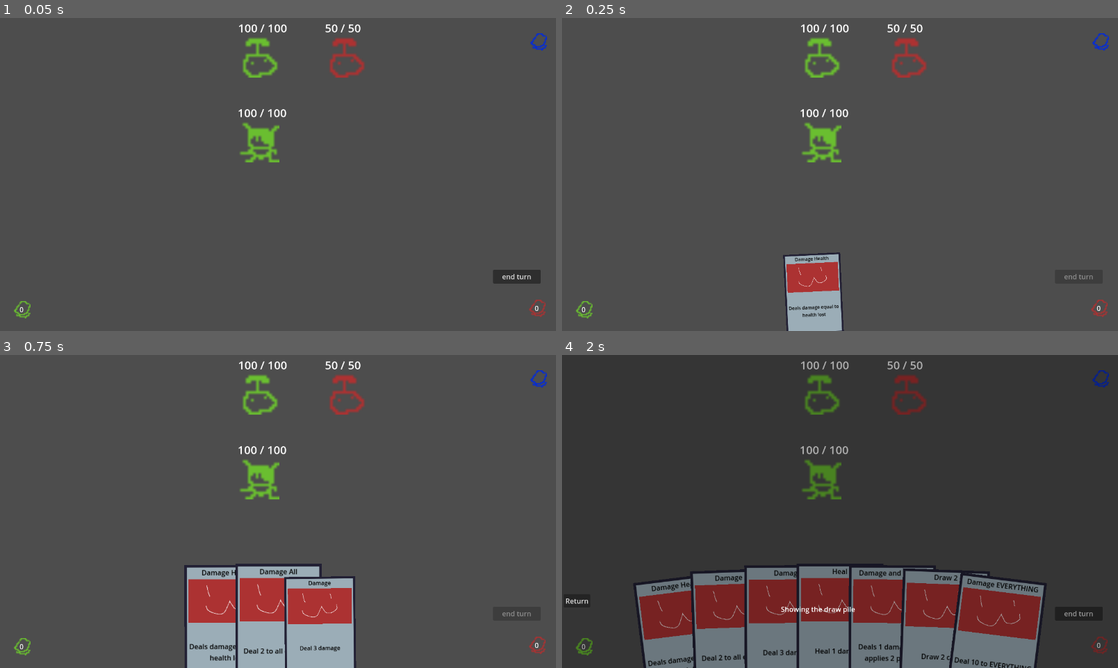
Above: before the commit, frames 1-4 (two rows, left to right).
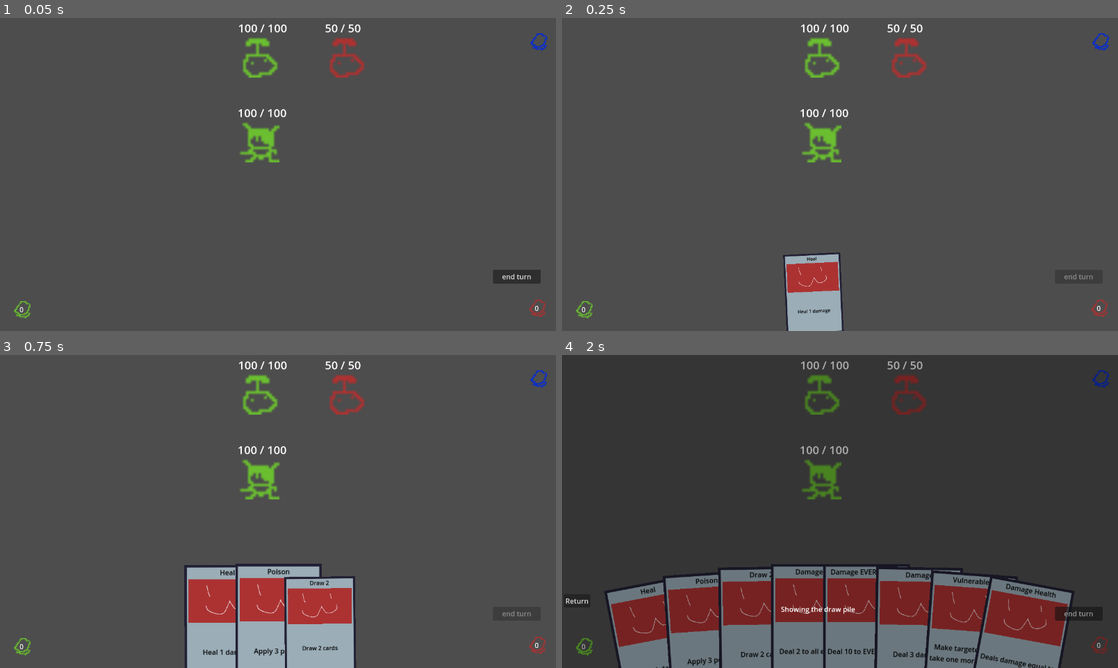
Above: after the commit, the same moments.

Repository: Saplings-Projects/1M_sub
Game: Godot game, scene res://#Scenes/TestingScene.tscn
Same seed, same stepped clock (60 frames per second), same inputs: the game is played once before the commit and once after it.
Inputs (mouse positions are in pixels of both pictures, inside the frame that each line leads up to):
- Up to frame 1 (0.05 s): no input
- Up to frame 2 (0.25 s): no input
- Up to frame 3 (0.75 s): click (255, 624) at 0.52 s
- Up to frame 4 (2 s): click "0" at 1.25 s

Frame 1 is identical in both runs. In frame 2, 0.2% of the frame differs, in the area x 40-50%, y 76-96%; in frame 3, 0.5%; in frame 4, 8.7%, in the area x 7-93%, y 66-100%.

Commit message:
Deferrence the call of _init to a ready function in StatModifiers to be able to use export variables
When editing export variables from the inspector, one would first need to create an instance of StatModifiers
Which would call _init and thus setting the values in the dictionary before we have the possibility of modifying them in the inspector

Diff:
--- a/#Scenes/TestingScene.tscn
+++ b/#Scenes/TestingScene.tscn
@@ -1,18 +1,19 @@
-[gd_scene load_steps=18 format=3 uid="uid://b60uabg68ra1l"]
+[gd_scene load_steps=19 format=3 uid="uid://b60uabg68ra1l"]
 
 [ext_resource type="PackedScene" uid="uid://clmg3l3n28x38" path="res://Entity/Player/Player.tscn" id="3_4psp7"]
 [ext_resource type="PackedScene" uid="uid://dpjfy4pv0vxst" path="res://Cards/CardContainer.tscn" id="3_e7sws"]
-[ext_resource type="Resource" uid="uid://dxgoopi1roxu4" path="res://Cards/Resource/Card_Damage.tres" id="4_wvn3v"]
-[ext_resource type="Resource" uid="uid://0x385c3nuq8f" path="res://Cards/Resource/Card_DamageAll.tres" id="5_j1lqt"]
-[ext_resource type="Resource" uid="uid://boodcfdepyk5i" path="res://Cards/Resource/Card_DamageHealth.tres" id="6_47ad0"]
-[ext_resource type="Resource" uid="uid://d4lugn62mmlep" path="res://Cards/Resource/Card_DrawCards.tres" id="7_smkw8"]
+[ext_resource type="Resource" uid="uid://dxgoopi1roxu4" path="res://Cards/Resource/Card_Damage.tres" id="4_ol33a"]
+[ext_resource type="Resource" uid="uid://0x385c3nuq8f" path="res://Cards/Resource/Card_DamageAll.tres" id="5_icdnp"]
+[ext_resource type="Resource" uid="uid://boodcfdepyk5i" path="res://Cards/Resource/Card_DamageHealth.tres" id="6_qsijp"]
+[ext_resource type="Resource" uid="uid://d4lugn62mmlep" path="res://Cards/Resource/Card_DrawCards.tres" id="7_pyrgi"]
+[ext_resource type="Resource" uid="uid://d12g33rc6c3u5" path="res://Cards/Resource/Card_Heal.tres" id="8_4qeej"]
 [ext_resource type="PackedScene" uid="uid://bcpmrmofcilbn" path="res://Core/Battler.tscn" id="8_qtw1k"]
 [ext_resource type="Script" path="res://UI/DrawPileUISetter.gd" id="8_voref"]
+[ext_resource type="Resource" uid="uid://ctx8jsvac84so" path="res://Cards/Resource/Card_Poison.tres" id="9_g2pug"]
+[ext_resource type="Resource" uid="uid://uv2rili0xf3x" path="res://Cards/Resource/Card_Damage_EVERYTHING.tres" id="10_bsfis"]
 [ext_resource type="Script" path="res://UI/DiscardPileUISetter.gd" id="10_pqly7"]
-[ext_resource type="Resource" uid="uid://d12g33rc6c3u5" path="res://Cards/Resource/Card_Heal.tres" id="10_uebx5"]
-[ext_resource type="Resource" uid="uid://3s4aet1ciesh" path="res://Cards/Resource/Card_damage_and_poison.tres" id="10_w0xgm"]
+[ext_resource type="Resource" uid="uid://b4kmg3lm0e45q" path="res://Cards/Resource/Card_Vulnerability.tres" id="11_lk3kc"]
 [ext_resource type="Texture2D" uid="uid://caemucaya30wh" path="res://Cards/draw_pile.png" id="11_pw70x"]
-[ext_resource type="Resource" uid="uid://uv2rili0xf3x" path="res://Cards/Resource/Card_Damage_EVERYTHING.tres" id="12_70k77"]
 [ext_resource type="Texture2D" uid="uid://d4muqvs3etnr8" path="res://Cards/discard_pile.png" id="12_kxw48"]
 [ext_resource type="Script" path="res://UI/EndTurnButton.gd" id="14_dpe64"]
 [ext_resource type="Texture2D" uid="uid://hqkt8t1v2f5h" path="res://Cards/deck_pile.png" id="18_b54hn"]
@@ -45,7 +46,7 @@
 anchor_bottom = 1.0
 grow_horizontal = 2
 grow_vertical = 0
-default_deck = Array[Resource("res://Cards/CardBase.gd")]([ExtResource("4_wvn3v"), ExtResource("5_j1lqt"), ExtResource("6_47ad0"), ExtResource("10_w0xgm"), ExtResource("12_70k77"), ExtResource("7_smkw8"), ExtResource("10_uebx5")])
+default_deck = Array[Resource("res://Cards/CardBase.gd")]([ExtResource("4_ol33a"), ExtResource("5_icdnp"), ExtResource("6_qsijp"), ExtResource("7_pyrgi"), ExtResource("8_4qeej"), ExtResource("9_g2pug"), ExtResource("10_bsfis"), ExtResource("11_lk3kc")])
 starting_hand_size = 10
 max_hand_width = 900.0
 min_card_separation = 90.0
--- a/Entity/Components/Stats/StatModifiers.gd
+++ b/Entity/Components/Stats/StatModifiers.gd
@@ -10,7 +10,11 @@
 var _MODIFIER_KEYS : Dictionary = GlobalVar.MODIFIER_KEYS
 # shorter to write
 
-func _init( _permanent_add: int = permanent_add,
+# to make sure export variables are initalized
+func _init() -> void:
+	call_deferred("ready")
+
+func ready(	_permanent_add: int = permanent_add,
 			_permanent_multiply: float = permanent_multiply,
 			_temporary_add: int = temporary_add,
 			_temporary_multiply: float = temporary_multiply) -> void:
--- a/Status/StatusBase.gd
+++ b/Status/StatusBase.gd
@@ -54,6 +54,7 @@
 
 func _calculate_invert_modification(modifier: StatModifiers) -> StatModifiers:
 	var invert_modification: StatModifiers = StatModifiers.new()
+	invert_modification.ready()
 	var _MODIFIER_KEYS: Dictionary = GlobalVar.MODIFIER_KEYS
 	var modifier_base_dict: Dictionary = modifier.modifier_base_dict
 	invert_modification.modifier_base_dict[_MODIFIER_KEYS.PERMANENT_ADD] = -modifier_base_dict[_MODIFIER_KEYS.PERMANENT_ADD]
